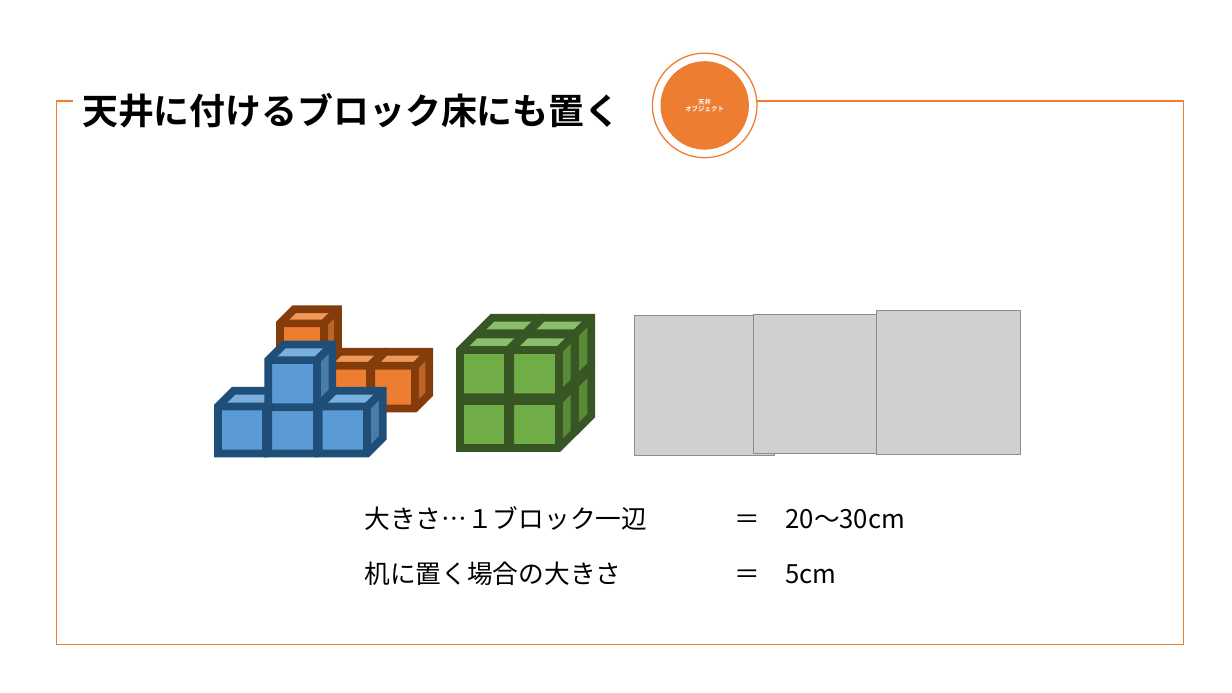
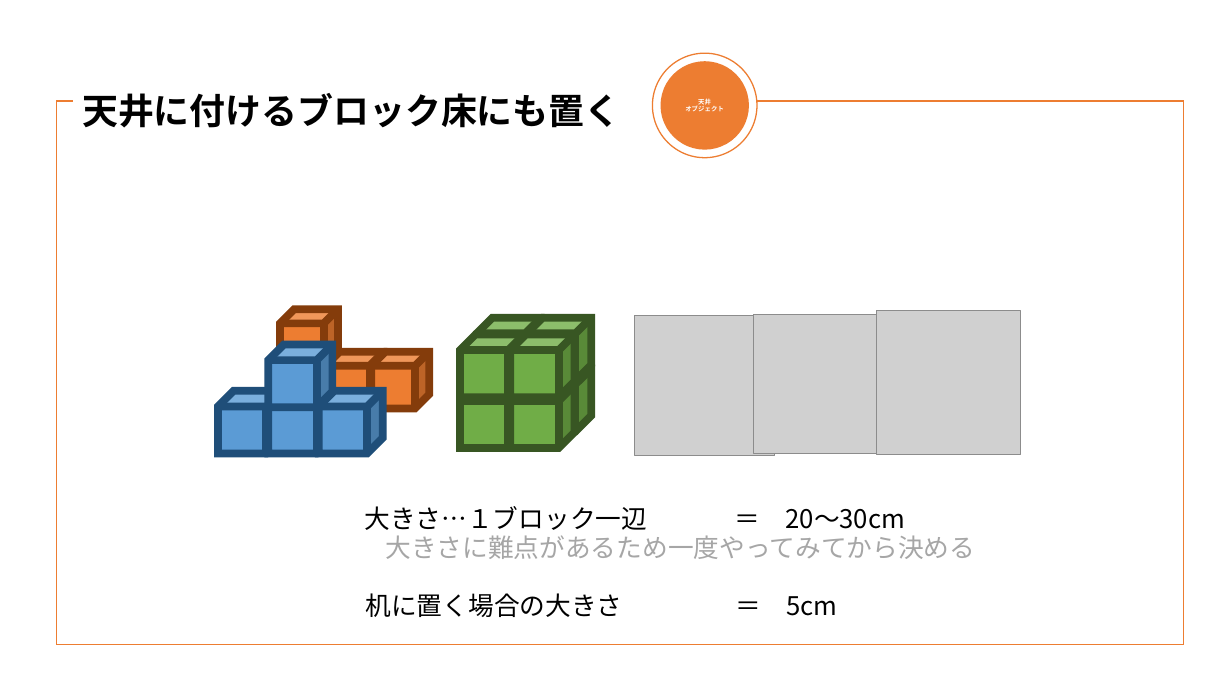
Before and after one commit to Nishin3614/ClimbBuys, a slide deck: slide 3 of ブース設計.pptm (slide 6 before the commit). Drawn at 1232x693 pixels with LibreOffice and Linux fonts; fonts in the diff are those of the drawing; grey boxes stand for pictures. Boxes give left, top, right and bottom in pixels: in the first picture for what was removed or moved away, otherwise in the second. Text is boxed around its words. In the diff, an @@ line names an element or a change of style, - is before the commit and + after.

```diff
--- a/ブース設計.pptm
+++ b/ブース設計.pptm
@@ text added at <box>385,535,975,559</box>, 20 pt, text #A6A6A6 @@
+大きさに難点があるため一度やってみてから決める
@@ text "机に置く場合の大きさ ＝ 5cm": place and size @@
-text "机に置く場合の大きさ ＝ 5cm" at <box>364,561,836,585</box>
+text "机に置く場合の大きさ ＝ 5cm" at <box>366,593,838,617</box>
```
Also in this commit, not shown: 2 other slides changed, 3 slides removed, 1 other file.
